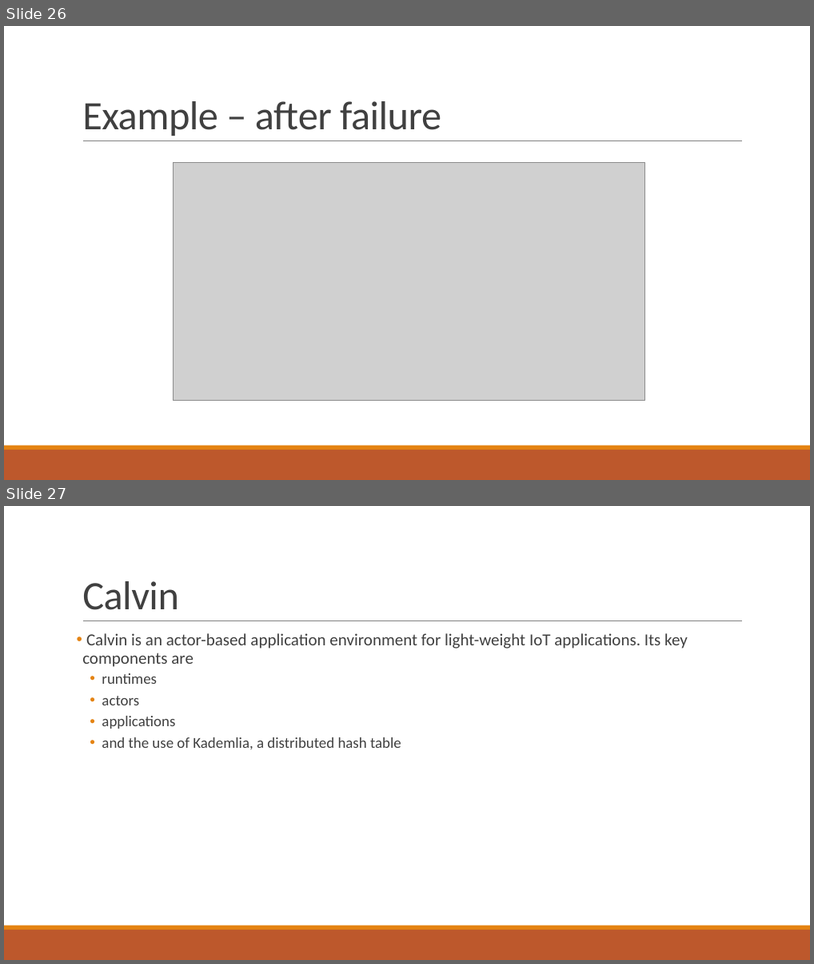
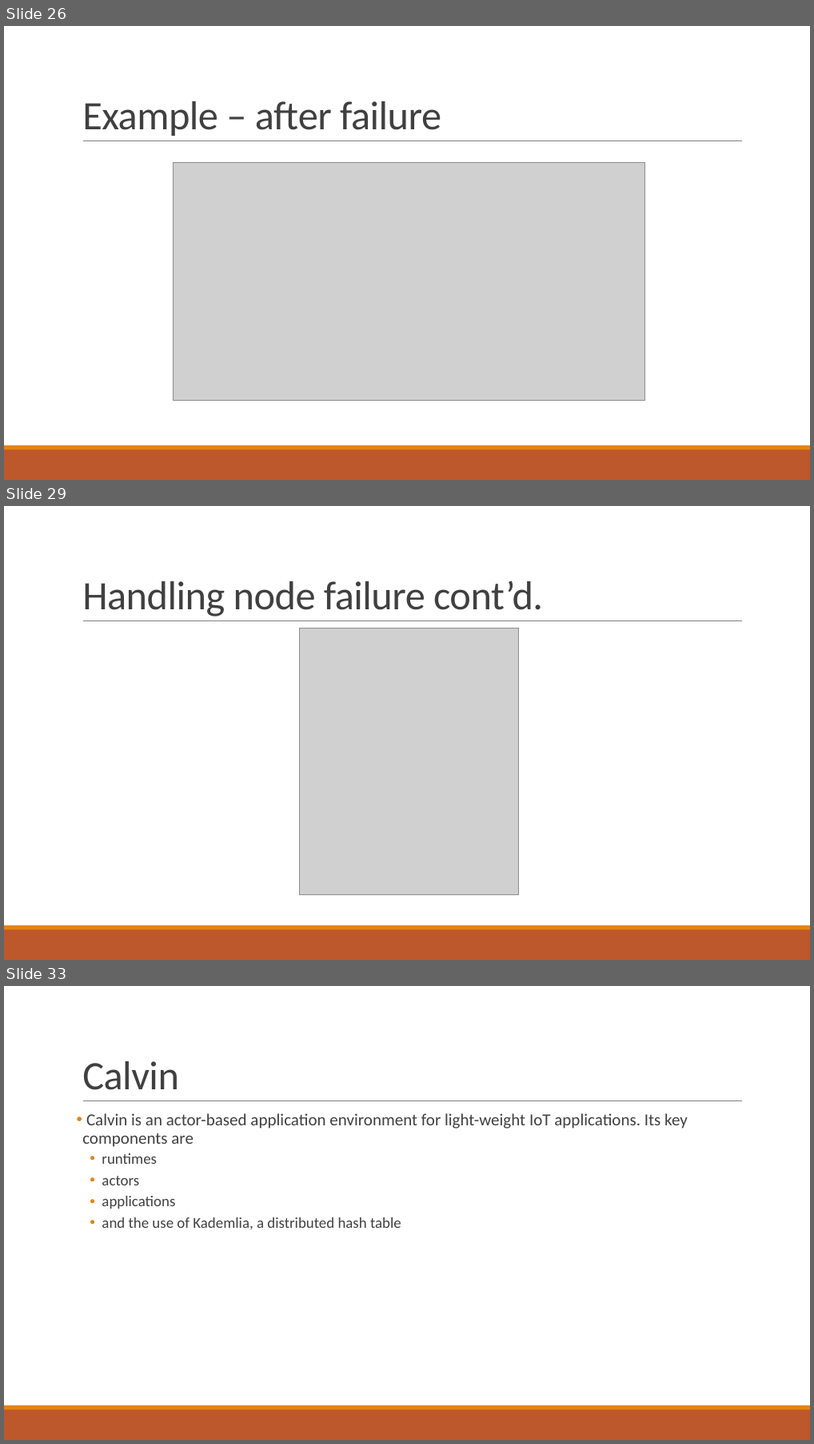
Before and after one commit to PStahl/master_thesis, a slide deck: presentation/presentation.pptx. Shown one above the other, each under a label of ours: slides 26 and 27 before the commit, slides 26, 29 and 33 after it; the slides between them are not shown. The pictures are 814x964 and 814x1444 pixels, drawn with LibreOffice and Linux fonts; fonts in the diff are those of the drawing; grey boxes stand for pictures. Boxes give left, top, right and bottom in pixels: in the first picture for what was removed or moved away, otherwise in the second. Text is boxed around its words. In the diff, an @@ line names an element or a change of style, - is before the commit and + after.

```diff
--- a/presentation/presentation.pptx
+++ b/presentation/presentation.pptx
@@ slide 29 added at bbox=[4, 506, 810, 960], background #FFFFFF; not listed: 3 template elements that a slide beside it also shows @@
@@ title added at bbox=[82, 580, 543, 616], 48 pt, text #404040 @@
+Handling node failure cont’d.
@@ picture added at bbox=[300, 628, 519, 894] @@
@@ what was slide 27 is now slide 33 @@
```
Also in this commit, not shown: 8 slides changed, 5 other slides added.
